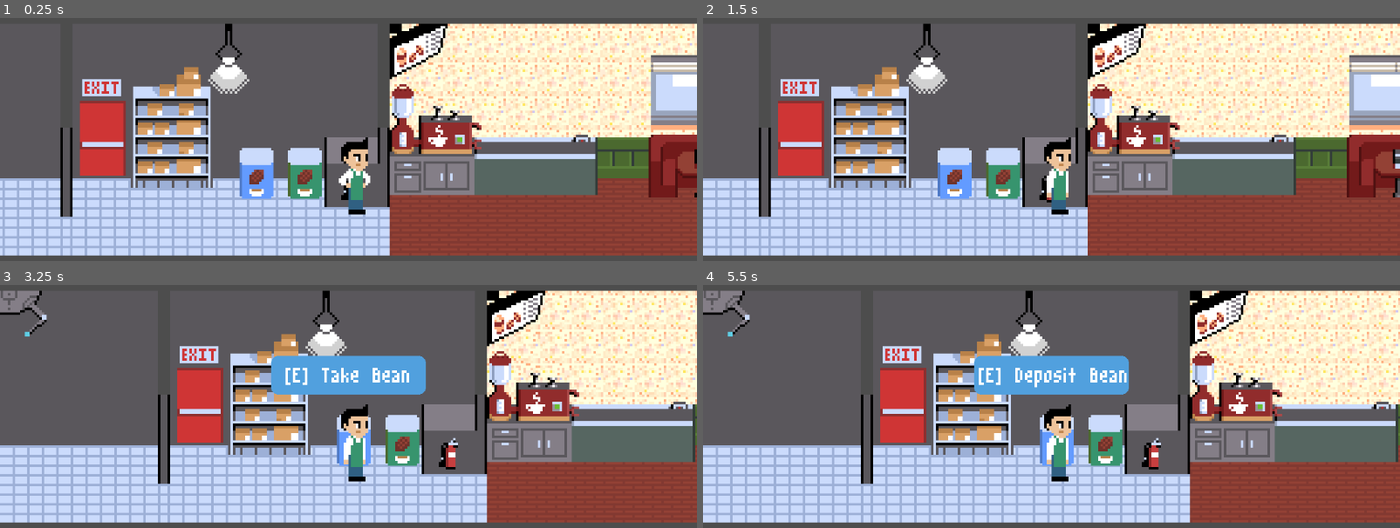
Above: before the commit, frames 1-4 (two rows, left to right).
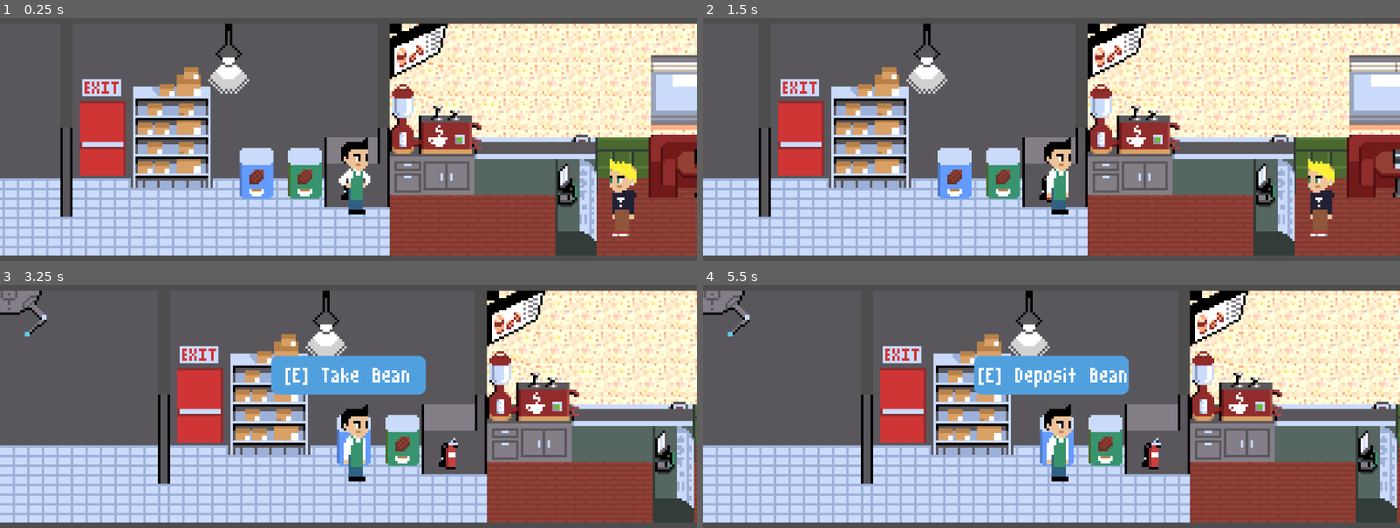
Above: after the commit, the same moments.

Repository: TheKizzyDev/GodotWildJam62
Game: Godot game, scene res://main.tscn
Same seed, same stepped clock (60 frames per second), same inputs: the game is played once before the commit and once after it.
Inputs (mouse positions are in pixels of both pictures, inside the frame that each line leads up to):
- Up to frame 1 (0.25 s): no input
- Up to frame 2 (1.5 s): tap Enter at 0.5 s; move the mouse to (1204, 78) at 0.52 s; hold D (move_right) from 0.53 s (still down); click (1204, 78) at 0.6 s; tap Space (jump) at 0.77 s; move the mouse to (912, 117) at 1.27 s; tap E (interact) at 1.35 s
- Up to frame 3 (3.25 s): tap Space (jump) at 1.52, 3.02 s; move the mouse to (outside the picture) at 2.02 s; release D (move_right) at 2.03 s; hold A (move_left) 2.03-2.78 s; click (outside the picture) at 2.1 s; move the mouse to (313, 442) at 2.77 s; hold D (move_right) from 2.78 s (still down); tap E (interact) at 2.85 s
- Up to frame 4 (5.5 s): move the mouse to (1260, 423) at 3.52 s; click (1260, 423) at 3.6 s; tap Space (jump) at 3.77, 4.25, 4.52 s; move the mouse to (842, 306) at 4.27 s; release D (move_right) at 4.28 s; hold A (move_left) 4.28-5.03 s; tap E (interact) at 4.35 s; move the mouse to (1086, 365) at 5.02 s; hold D (move_right) from 5.03 s (still down); click (1086, 365) at 5.1 s

The runs differ from the first frame. In frame 1, 2.9% of the frame differs, in the area x 79-92%, y 58-98%; in frame 2, 2.9%, in the area x 78-91%, y 58-98%; in frame 3, 2.1%; in frame 4, 2.1%.

Commit message:
Add some assets with export presets.

Diff:
--- /dev/null
+++ b/cocoa_shop/cash_register.tscn
@@ -0,0 +1,17 @@
+[gd_scene load_steps=3 format=3 uid="uid://cs4htygbkv0uv"]
+
+[ext_resource type="Texture2D" uid="uid://cucgar3gwn6uo" path="res://art/cocoa_shop/cash_register_on_display_case.png" id="1_0vexl"]
+
+[sub_resource type="RectangleShape2D" id="RectangleShape2D_h8ufv"]
+size = Vector2(18, 40)
+
+[node name="CashRegister" type="Node2D"]
+
+[node name="StaticBody2D" type="StaticBody2D" parent="."]
+
+[node name="Sprite2D" type="Sprite2D" parent="StaticBody2D"]
+texture_filter = 1
+texture = ExtResource("1_0vexl")
+
+[node name="CollisionShape2D" type="CollisionShape2D" parent="StaticBody2D"]
+shape = SubResource("RectangleShape2D_h8ufv")
--- a/cocoa_shop/cocoa_maker.tscn
+++ b/cocoa_shop/cocoa_maker.tscn
@@ -11,7 +11,7 @@
 
 [sub_resource type="Curve2D" id="Curve2D_ax0ae"]
 _data = {
-"points": PackedVector2Array(0, 0, 0, 0, 0, 0, 0, 0, 0, 0, 38, 0)
+"points": PackedVector2Array(0, 0, 0, 0, 0, 0, 0, 0, 0, 0, 40, 0)
 }
 point_count = 2
 
--- /dev/null
+++ b/customers/customer.gd
@@ -0,0 +1 @@
+extends Node2D
--- /dev/null
+++ b/customers/customer.tscn
@@ -0,0 +1,19 @@
+[gd_scene load_steps=4 format=3 uid="uid://dgk46o6opmr5y"]
+
+[ext_resource type="Script" path="res://customers/customer.gd" id="1_6fyqn"]
+[ext_resource type="Texture2D" uid="uid://c5m0nlijkndoi" path="res://art/characters/customer_1/customer_1_idle.png" id="1_fmkyu"]
+
+[sub_resource type="RectangleShape2D" id="RectangleShape2D_604wk"]
+size = Vector2(14, 32)
+
+[node name="Customer" type="CharacterBody2D"]
+script = ExtResource("1_6fyqn")
+
+[node name="CollisionShape2D" type="CollisionShape2D" parent="."]
+shape = SubResource("RectangleShape2D_604wk")
+
+[node name="Sprite2D" type="Sprite2D" parent="CollisionShape2D"]
+texture_filter = 1
+texture = ExtResource("1_fmkyu")
+flip_h = true
+hframes = 2
--- a/main.tscn
+++ b/main.tscn
@@ -1,10 +1,12 @@
-[gd_scene load_steps=14 format=3 uid="uid://ceaqba1tfm53p"]
+[gd_scene load_steps=16 format=3 uid="uid://ceaqba1tfm53p"]
 
 [ext_resource type="PackedScene" uid="uid://b5qco31hfuv3q" path="res://player.tscn" id="1_qrxw1"]
 [ext_resource type="PackedScene" uid="uid://cajrfrbr777te" path="res://cocoa_shop/storage_bin_frozen_hot.tscn" id="4_ijhgt"]
 [ext_resource type="PackedScene" uid="uid://3x053tsyf2x4" path="res://cocoa_shop/storage_bin_regular.tscn" id="5_h35n2"]
 [ext_resource type="PackedScene" uid="uid://bxgcocrl30nkv" path="res://cocoa_shop/cocoa_maker.tscn" id="5_whk2x"]
+[ext_resource type="PackedScene" uid="uid://dgk46o6opmr5y" path="res://customers/customer.tscn" id="6_aoukr"]
 [ext_resource type="Texture2D" uid="uid://bftnw1khp2p6x" path="res://art/cocoa_shop/cocoa_shop.png" id="6_sw7d1"]
+[ext_resource type="PackedScene" uid="uid://cs4htygbkv0uv" path="res://cocoa_shop/cash_register.tscn" id="7_bknay"]
 
 [sub_resource type="RectangleShape2D" id="RectangleShape2D_p5g5t"]
 size = Vector2(422, 20)
@@ -100,3 +102,11 @@
 
 [node name="CocoaMaker" parent="CocoaShop" instance=ExtResource("5_whk2x")]
 position = Vector2(285, 46)
+
+[node name="Customer" parent="." instance=ExtResource("6_aoukr")]
+position = Vector2(359, 72)
+
+[node name="CashRegister" parent="." instance=ExtResource("7_bknay")]
+position = Vector2(339, 76)
+
+[editable path="CocoaShop/CocoaMaker"]
Binary file added: art/characters/customer_1/customer_1_idle.png
Not shown, added: art/characters/customer_1/customer_1_idle.png.import
Binary file added: art/characters/customer_1/customer_1_walk.png
Not shown, added: art/characters/customer_1/customer_1_walk.png.import
Not shown, added: export_presets.cfg
